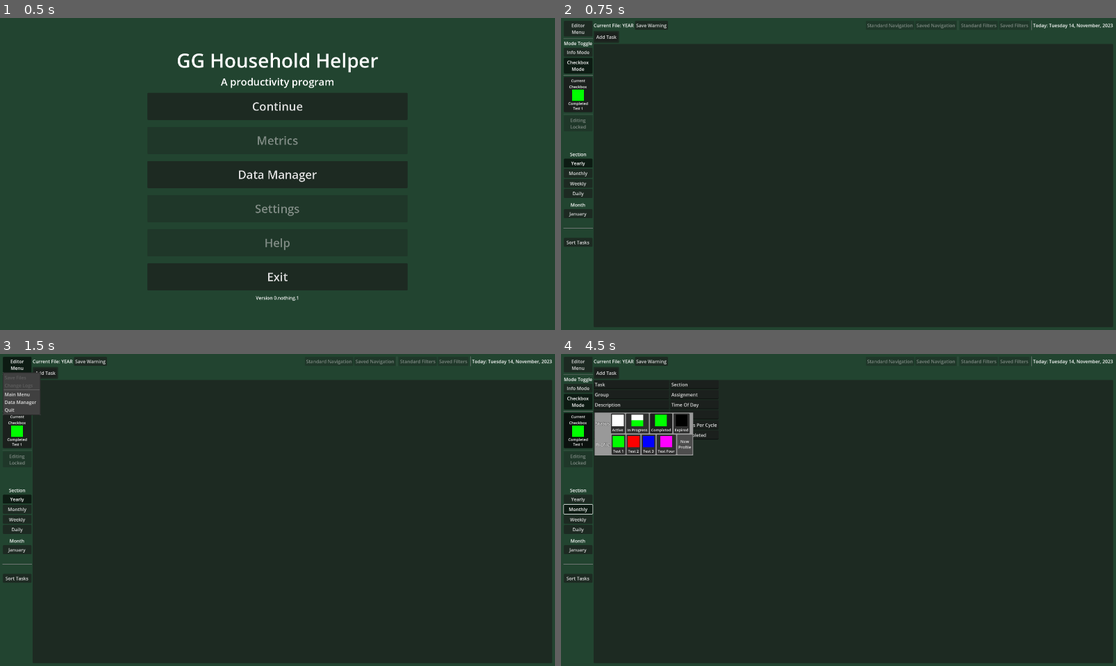
Above: before the commit, frames 1-4 (two rows, left to right).
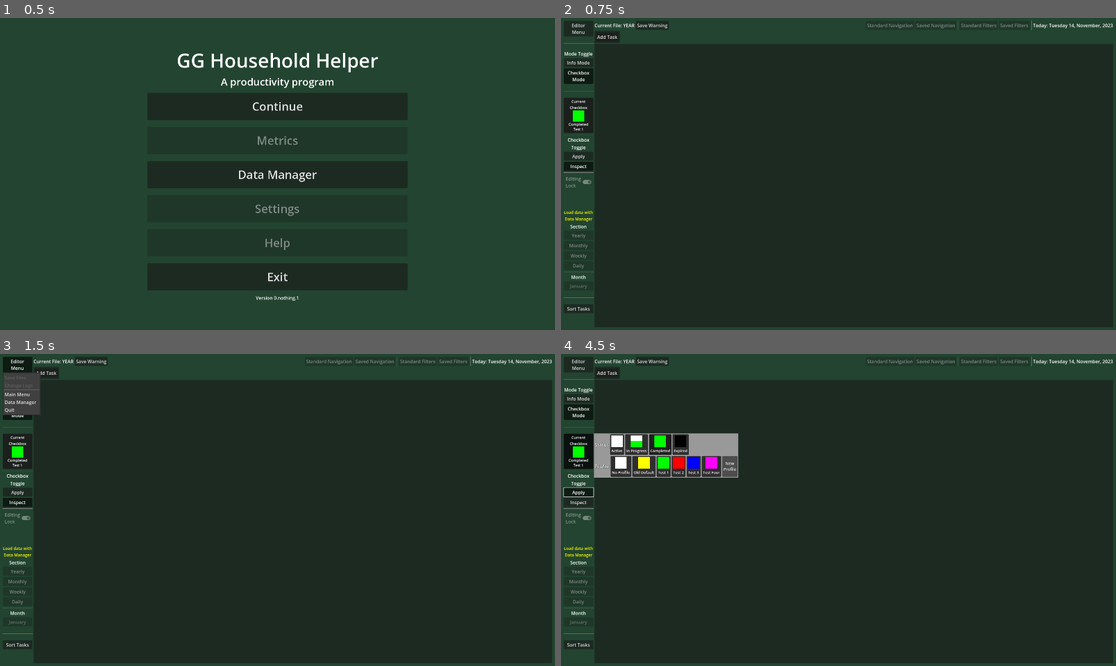
Above: after the commit, the same moments.

Repository: Phoenix-Greenleaf/GG-Household-Helper
Game: Godot game, scene res://scenes/main_menu.tscn
Two runs of this game, one before a commit and one after it. Both use one fixed random seed, a clock stepped at 60 frames per second and the inputs below.
Inputs (mouse positions are in pixels of both pictures, inside the frame that each line leads up to; where the layout moved, square brackets give the same spot in the first picture):
- Up to frame 1 (0.5 s): no input
- Up to frame 2 (0.75 s): click "Continue" at 0.5 s
- Up to frame 3 (1.5 s): click "Editor Menu" at 1.25 s
- Up to frame 4 (4.5 s): click (577, 450) [577, 432] at 2 s; click (577, 500) at 2.75 s, where only the run before the commit has a clickable "Yearly"; click (577, 491) at 3.5 s, where only the run after the commit has a clickable "Apply"; click (577, 510) at 4.25 s, where only the run before the commit has a clickable "Monthly"

Frame 1 is identical in both runs. In frame 2, 2.3% of the frame differs, in the area x 0-20%, y 1-99%; in frame 3, 2.0%; in frame 4, 6.2%, in the area x 0-32%, y 1-99%.
Error before the commit: Invalid access to property or key 'spreadsheet_year' on a base object of type 'Nil'. (res://gui/task_spreadsheet/task_spreadsheet_grid_container.gd:256)

Commit message:
Save Safety now stronker
Added buttons and DataGlobal for checkbox toggle mode (for applying or inspecting checkboxes). New feature to prevent data loss when switching or quitting: the save safety. Certain buttons are disabled and the quit takes extra steps. Signals made for triggering and resetting, allowing future additions.  Created a true default profile, for new blank data or erasing data.

Diff:
--- a/data/data_global.gd
+++ b/data/data_global.gd
@@ -48,8 +48,17 @@
 	MAX_PRIORITY_OVERRIDE,
 }
 
+
+enum CurrentCheckboxToggle {
+	APPLY,
+	INSPECT
+}
+
+
+var default_profile: Array = ["No Profile", Color(1, 1, 1)]
+
 var user_profiles: Array = [
-	["Default", Color(1, 1, 0)],
+	["Old Default", Color(1, 1, 0)],
 	["Test 1", Color(0, 1, 0)],
 	["Test 2", Color(1, 0, 0)],
 	["Test 3", Color(0, 0, 1)],
@@ -57,6 +66,7 @@
 ]
 
 var editor_modes: Dictionary = {"Checkbox": 0, "Info": 1}
+var month_strings : Array[String]
 
 var current_profile_data #waiting on that data/type
 var current_tasksheet_data : TaskSpreadsheetData
@@ -67,7 +77,7 @@
 var current_toggled_section : Section = Section.YEARLY
 var current_toggled_month : String = "January"
 var current_toggled_mode : int = editor_modes["Checkbox"]
-var month_strings : Array[String]
+var current_checkbox_mode : CurrentCheckboxToggle
 
 
 func _init() -> void:
--- a/data/signal_bus.gd
+++ b/data/signal_bus.gd
@@ -6,3 +6,4 @@
 signal _on_editor_month_changed
 signal _on_editor_mode_changed
 signal trigger_save_warning
+signal reset_save_warning
--- a/gui/checkbox_selection_popup.gd
+++ b/gui/checkbox_selection_popup.gd
@@ -23,6 +23,7 @@
 
 
 func _ready() -> void:
+	add_default_profile()
 	load_existing_profiles()
 	update_status_colors()
 	update_paired_menu_all()
@@ -32,21 +33,24 @@
 	connect_status_button_group()
 
 
+func load_existing_profiles() -> void:
+	for profile in DataGlobal.user_profiles:
+		add_profile(profile)
+
+
 func add_profile(target_profile: Array) -> void:
 	var new_profile = checkbox_profile.instantiate()
 	var profile_button = new_profile.get_node("ProfileButton")
 	profile_button.toggled.connect(_on_profile_button_toggled.bind(target_profile))
 	profile_button.set_button_group(profile_button_group)
-
 	current_sibling.add_sibling(new_profile)
 	new_profile.load_checkbox_profile(target_profile)
 	current_sibling = new_profile
 
-func load_existing_profiles() -> void:
-	for profile in DataGlobal.user_profiles:
-		if profile[0] != "Default":
-			add_profile(profile)
 
+func add_default_profile() -> void:
+	add_profile(DataGlobal.default_profile)
+	#remove edit/delete buttons from default
 
 
 func update_status_colors() -> void:
--- /dev/null
+++ b/gui/checkbox_toggle.tres
@@ -0,0 +1,3 @@
+[gd_resource type="ButtonGroup" format=3 uid="uid://c4hrg6nv6u6tb"]
+
+[resource]
--- a/gui/task_spreadsheet/task_data.gd
+++ b/gui/task_spreadsheet/task_data.gd
@@ -64,8 +64,8 @@
 		for iteration in number:
 			var checkbox_iteration = CheckboxData.new()
 			var checkbox_status = DataGlobal.Checkbox.ACTIVE
-			var assigned_user = DataGlobal.user_profiles[0]
-			checkbox_iteration.update_checkbox_data(checkbox_status, assigned_user)
+			var checkbox_assigned_user = DataGlobal.default_profile
+			checkbox_iteration.update_checkbox_data(checkbox_status, checkbox_assigned_user)
 			month_checkbox_dictionary[month].append(checkbox_iteration)
 
 
--- a/gui/task_spreadsheet/task_spreadsheet_grid_container.gd
+++ b/gui/task_spreadsheet/task_spreadsheet_grid_container.gd
@@ -204,6 +204,7 @@
 			for data_iteration in data_for_spreadsheet.spreadsheet_day_data:
 				create_task_row_cells(data_iteration)
 	toggle_info_checkbox_modes()
+	SignalBus.emit_signal("reset_save_warning")
 
 
 func _on_sort_tasks_button_pressed() -> void:
@@ -222,6 +223,7 @@
 	close_new_task_panel()
 	new_task_field_reset()
 	toggle_info_checkbox_modes()
+	SignalBus.emit_signal("trigger_save_warning")
 
 
 func create_existing_groups_option_button_items(group) -> void:
@@ -265,7 +267,6 @@
 		DataGlobal.Section.DAILY:
 			var days = DataGlobal.days_in_month_finder(current_month, current_year)
 			create_checkbox_header("Day", days)
-
 	full_header_size = self.get_child_count()
 	info_header_size = get_tree().get_nodes_in_group("Info").size()
 	checkbox_header_size = get_tree().get_nodes_in_group("Checkbox").size()
@@ -377,7 +378,7 @@
 			for checkbox_data in current_data:
 				var checkbox_state : DataGlobal.Checkbox = checkbox_data.checkbox_status
 				var checkbox_color : Color = checkbox_data.assigned_user[1]
-				create_checkbox_cell(checkbox_state, checkbox_color, "Checkbox")
+				create_checkbox_cell(checkbox_state, checkbox_color, checkbox)
 
 
 func add_cell_to_groups(cell_parameter, column_group_parameter) -> void:
--- a/scenes/editor.gd
+++ b/scenes/editor.gd
@@ -1,6 +1,7 @@
 extends Control
 
 @onready var menu_button:= $MainMargin/MainHBox/SideMenuVBox/MenuButton as MenuButton
+@onready var popup:= menu_button.get_popup()
 @onready var current_date_label:= %CurrentDateLabel as Label
 @onready var data_manager_center: CenterContainer = $DataManagerCenter
 @onready var current_save_label: Label = %CurrentSaveLabel
@@ -8,6 +9,8 @@
 @onready var month_selection_menu_button: MenuButton = %MonthSelectionMenu
 @onready var month_selection_menu_popup := month_selection_menu_button.get_popup()
 @onready var save_warning_button: Button = %SaveWarningButton
+@onready var save_lock_label: Label = %SaveLockLabel
+
 
 
 
@@ -15,15 +18,19 @@
 
 var Weekday : Array = ["Sunday", "Monday", "Tuesday", "Wednesday", "Thursday", "Friday", "Saturday"]
 var month_strings = DataGlobal.month_strings
-
+var save_safety_nodes : Array
+var quit_counter : int = 0
 
 
 func _ready() -> void:
 	connection_cental()
 	set_current_date_label()
 	print_ready()
+	toggle_save_safety_feature(true)
+	popup.hide_on_item_selection = false
 	if DataGlobal.current_tasksheet_data:
 		update_current_tasksheet_label()
+		toggle_save_safety_feature(false)
 
 
 func connection_cental() -> void:
@@ -31,6 +38,7 @@
 	connect_month_menu()
 	connect_data_manager()
 	connect_other_signal_bus()
+	get_save_safety_group_nodes()
 
 func connect_data_manager() -> void:
 	SignalBus.data_manager_close.connect(close_data_manager_popup)
@@ -39,13 +47,16 @@
 func connect_other_signal_bus() -> void:
 	SignalBus._on_current_tasksheet_data_changed.connect(update_current_tasksheet_label)
 	SignalBus.trigger_save_warning.connect(save_warning_triggered)
+	SignalBus.reset_save_warning.connect(save_waring_reset)
 
 func connect_month_menu() -> void:
 	month_selection_menu_popup.connect("id_pressed", month_menu_button_actions)
 
 func connect_menu_button_popup() -> void:
-	var popup:= menu_button.get_popup()
 	popup.connect("id_pressed", menu_button_actions)
+
+func get_save_safety_group_nodes() -> void:
+	save_safety_nodes = get_tree().get_nodes_in_group("save_safety")
 
 
 func print_ready() -> void:
@@ -68,12 +79,25 @@
 			get_tree().change_scene_to_file("res://scenes/main_menu.tscn")
 		1:
 			print("Save File Pressed")
+			popup.hide()
 		2:
 			print("Change Logs Pressed")
+			popup.hide()
 		3:
-			get_tree().quit()
+			if save_warning_button.text == "DATA NEEDS SAVING!":
+				match quit_counter:
+					0:
+						popup.set_item_text(5, "Not Saved!")
+					1:
+						popup.set_item_text(5, "Confirm Quit")
+					2:
+						get_tree().quit()
+				quit_counter += 1
+			else:
+				get_tree().quit()
 		5:
 			data_manager_center.visible = true
+			popup.hide()
 
 
 func update_current_tasksheet_label() -> void:
@@ -203,14 +227,36 @@
 
 
 func save_warning_triggered() -> void:
-	save_warning_button.text = "DATA NEEDS SAVING"
+	print("Save Warning TRIGGERED")
+	save_warning_button.text = "DATA NEEDS SAVING!"
+	save_lock_label.text = "Save Lock On"
+	toggle_save_safety_feature(true)
+
+
+func save_waring_reset() -> void:
+	print("Save Warning RESET")
+	save_warning_button.text = "Data Saved"
+	save_lock_label.text = " "
+	toggle_save_safety_feature(false)
 
 
 func _on_save_warning_button_pressed() -> void:
 	if save_warning_button.text == "Data Saved":
 		DataGlobal.button_based_message(save_warning_button, "Already Saved!")
 		return
-	save_warning_button.text = "Data Saved"
-	var data_manager : Node = data_manager_center.get_child(0)
-	print(data_manager)
-	data_manager.save_current_tasksheet()
+	elif save_warning_button.text == "Already Saved!":
+		print("For real please stop")
+		return
+	else:
+		save_warning_button.text = "Data Saved"
+		var data_manager : Node = data_manager_center.get_child(0)
+		data_manager.save_current_tasksheet()
+
+func toggle_save_safety_feature(button_disabled_bool : bool) -> void:
+	for savety_node_iteration in save_safety_nodes:
+		savety_node_iteration.disabled = button_disabled_bool
+
+
+func _on_menu_button_pressed() -> void:
+	popup.set_item_text(5, "Quit")
+	quit_counter = 0
--- a/scenes/editor.tscn
+++ b/scenes/editor.tscn
@@ -1,9 +1,10 @@
-[gd_scene load_steps=8 format=3 uid="uid://dcunatisg8ibr"]
+[gd_scene load_steps=9 format=3 uid="uid://dcunatisg8ibr"]
 
 [ext_resource type="Script" path="res://scenes/editor.gd" id="1_nkaig"]
 [ext_resource type="ButtonGroup" uid="uid://dstnxfnckpqs0" path="res://gui/editor_mode_button_group.tres" id="2_ludcj"]
 [ext_resource type="ButtonGroup" uid="uid://tci5j17kmt8l" path="res://gui/section_button_group.tres" id="2_rjskt"]
 [ext_resource type="PackedScene" uid="uid://ds4yxf6rofxhb" path="res://gui/current_checkbox_button.tscn" id="3_droll"]
+[ext_resource type="ButtonGroup" uid="uid://c4hrg6nv6u6tb" path="res://gui/checkbox_toggle.tres" id="4_2dypo"]
 [ext_resource type="Script" path="res://gui/task_spreadsheet/task_spreadsheet_grid_container.gd" id="5_4xdyt"]
 [ext_resource type="PackedScene" uid="uid://c7tqndbd8llst" path="res://gui/checkbox_selection_popup.tscn" id="6_okd6i"]
 [ext_resource type="PackedScene" uid="uid://b2gi1xlrdmw1p" path="res://gui/data_manager/data_manager.tscn" id="7_io7f7"]
@@ -68,6 +69,7 @@
 
 [node name="HSeparator4" type="HSeparator" parent="MainMargin/MainHBox/SideMenuVBox"]
 layout_mode = 2
+theme_override_constants/separation = 40
 
 [node name="EditorModeToggleLabel" type="Label" parent="MainMargin/MainHBox/SideMenuVBox"]
 layout_mode = 2
@@ -90,6 +92,7 @@
 
 [node name="HSeparator5" type="HSeparator" parent="MainMargin/MainHBox/SideMenuVBox"]
 layout_mode = 2
+theme_override_constants/separation = 40
 
 [node name="CurrentCheckboxButton" parent="MainMargin/MainHBox/SideMenuVBox" instance=ExtResource("3_droll")]
 layout_mode = 2
@@ -97,43 +100,76 @@
 [node name="HSeparator" type="HSeparator" parent="MainMargin/MainHBox/SideMenuVBox"]
 layout_mode = 2
 
-[node name="EditingLockButton" type="Button" parent="MainMargin/MainHBox/SideMenuVBox"]
-layout_mode = 2
-disabled = true
-toggle_mode = true
+[node name="Label" type="Label" parent="MainMargin/MainHBox/SideMenuVBox"]
+layout_mode = 2
+text = "Checkbox
+Toggle"
+horizontal_alignment = 1
+vertical_alignment = 1
+
+[node name="CheckboxApplyToggle" type="Button" parent="MainMargin/MainHBox/SideMenuVBox"]
+unique_name_in_owner = true
+layout_mode = 2
+toggle_mode = true
+button_group = ExtResource("4_2dypo")
+text = "Apply"
+
+[node name="CheckboxInspectToggle" type="Button" parent="MainMargin/MainHBox/SideMenuVBox"]
+unique_name_in_owner = true
+layout_mode = 2
+toggle_mode = true
+button_pressed = true
+button_group = ExtResource("4_2dypo")
+text = "Inspect"
+
+[node name="HSeparator7" type="HSeparator" parent="MainMargin/MainHBox/SideMenuVBox"]
+layout_mode = 2
+
+[node name="EditingLockButton" type="CheckButton" parent="MainMargin/MainHBox/SideMenuVBox"]
+layout_mode = 2
+disabled = true
 button_pressed = true
 text = "Editing
-Locked"
+Lock"
 
 [node name="HSeparator2" type="HSeparator" parent="MainMargin/MainHBox/SideMenuVBox"]
 layout_mode = 2
 theme_override_constants/separation = 60
 
+[node name="SaveLockLabel" type="Label" parent="MainMargin/MainHBox/SideMenuVBox"]
+unique_name_in_owner = true
+layout_mode = 2
+theme_override_colors/font_color = Color(1, 1, 0, 1)
+theme_override_font_sizes/font_size = 14
+text = "Load data with
+Data Manager"
+horizontal_alignment = 1
+
 [node name="SectionSelectionLabel" type="Label" parent="MainMargin/MainHBox/SideMenuVBox"]
 layout_mode = 2
 text = "Section"
 horizontal_alignment = 1
 
-[node name="YearlyButton" type="Button" parent="MainMargin/MainHBox/SideMenuVBox"]
+[node name="YearlyButton" type="Button" parent="MainMargin/MainHBox/SideMenuVBox" groups=["save_safety"]]
 layout_mode = 2
 toggle_mode = true
 button_pressed = true
 button_group = ExtResource("2_rjskt")
 text = "Yearly"
 
-[node name="MonthlyButton" type="Button" parent="MainMargin/MainHBox/SideMenuVBox"]
+[node name="MonthlyButton" type="Button" parent="MainMargin/MainHBox/SideMenuVBox" groups=["save_safety"]]
 layout_mode = 2
 toggle_mode = true
 button_group = ExtResource("2_rjskt")
 text = "Monthly"
 
-[node name="WeeklyButton" type="Button" parent="MainMargin/MainHBox/SideMenuVBox"]
+[node name="WeeklyButton" type="Button" parent="MainMargin/MainHBox/SideMenuVBox" groups=["save_safety"]]
 layout_mode = 2
 toggle_mode = true
 button_group = ExtResource("2_rjskt")
 text = "Weekly"
 
-[node name="DailyButton" type="Button" parent="MainMargin/MainHBox/SideMenuVBox"]
+[node name="DailyButton" type="Button" parent="MainMargin/MainHBox/SideMenuVBox" groups=["save_safety"]]
 layout_mode = 2
 toggle_mode = true
 button_group = ExtResource("2_rjskt")
@@ -147,7 +183,7 @@
 text = "Month"
 horizontal_alignment = 1
 
-[node name="MonthSelectionMenu" type="MenuButton" parent="MainMargin/MainHBox/SideMenuVBox"]
+[node name="MonthSelectionMenu" type="MenuButton" parent="MainMargin/MainHBox/SideMenuVBox" groups=["save_safety"]]
 unique_name_in_owner = true
 layout_mode = 2
 text = "January"
@@ -184,7 +220,7 @@
 
 [node name="HSeparator6" type="HSeparator" parent="MainMargin/MainHBox/SideMenuVBox"]
 layout_mode = 2
-theme_override_constants/separation = 60
+theme_override_constants/separation = 40
 
 [node name="SortTasksButton" type="Button" parent="MainMargin/MainHBox/SideMenuVBox"]
 layout_mode = 2
@@ -321,10 +357,10 @@
 
 [node name="CheckboxSelectionPopup" parent="." node_paths=PackedStringArray("paired_checkbox_menu_button") instance=ExtResource("6_okd6i")]
 layout_mode = 0
-offset_left = 117.0
-offset_top = 203.0
-offset_right = 383.0
-offset_bottom = 351.0
+offset_left = 114.0
+offset_top = 275.0
+offset_right = 445.0
+offset_bottom = 428.0
 paired_checkbox_menu_button = NodePath("../MainMargin/MainHBox/SideMenuVBox/CurrentCheckboxButton")
 
 [node name="DataManagerCenter" type="CenterContainer" parent="."]
@@ -340,6 +376,7 @@
 [node name="DataManager" parent="DataManagerCenter" instance=ExtResource("7_io7f7")]
 layout_mode = 2
 
+[connection signal="pressed" from="MainMargin/MainHBox/SideMenuVBox/MenuButton" to="." method="_on_menu_button_pressed"]
 [connection signal="toggled" from="MainMargin/MainHBox/SideMenuVBox/InfoModeButton" to="." method="_on_info_mode_button_toggled"]
 [connection signal="toggled" from="MainMargin/MainHBox/SideMenuVBox/CheckboxModeButton" to="." method="_on_checkbox_mode_button_toggled"]
 [connection signal="toggled" from="MainMargin/MainHBox/SideMenuVBox/YearlyButton" to="." method="_on_yearly_button_toggled"]
